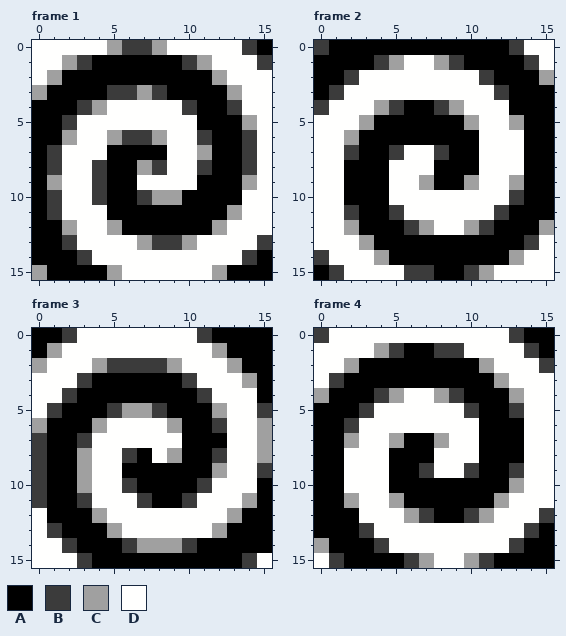
Pixel-art file, stored at art/background_tiles/spiral.aseprite. The picture above is the old version.
16x16 pixels, 4 frames. Shown: frame 1, frame 2, frame 3, frame 4.
Palette (. is transparent): A #000000  B #3b3b3b  C #a0a0a0  D #fffffe
Pixels before, frame 1, first column x 0:
 0 DDDDDCBBCDDDDDBA
 1 DDCBAAAAAABCDDDB
 2 DCAAAAAAAAAACDDD
 3 CAAAABBCBAAAACDD
 4 AAABCDDDDDBAABDD
 5 AABDDDDDDDDAAACD
 6 AACDDCBBCDDBAABD
 7 ABDDDAAAADDCAABD
 8 ABDDBAACBDDBAABD
 9 ACDDBAADDDDAAACD
10 ABDDBAABCCAAAADD
11 ABDDDAAAAAAAACDD
12 AACDDCAAAAAACDDD
13 AABDDDDCBBCDDDDB
14 AAABDDDDDDDDDDBA
15 CAAAACDDDDDDCAAA
Pixels before, frame 2, first column x 0:
 0 BAAAAAAAAAAAABDD
 1 AAAABCDDCBAAAABD
 2 AABDDDDDDDDBAAAC
 3 ABDDDDDDDDDDBAAA
 4 BDDDCBAABCDDDAAA
 5 DDDCAAAAAACDDCAA
 6 DDCAAAAAAAADDDAA
 7 DDBAABDDBAADDDAA
 8 DDAAADDDAAADDDAA
 9 DDAAADDCAACDDCAA
10 DDAAADDDDDDDDBAA
11 DDBAABDDDDDDBAAA
12 DDCAAABCDDCBAAAC
13 DDDCAAAAAAAAAABD
14 BDDDCAAAAAAAACDD
15 ABDDDDBBAABCDDDD
Pixels before, frame 3, first column x 0:
 0 AABDDDDDDDDBAAAA
 1 ACDDDDDDDDDDCAAA
 2 CDDDCBBBBCDDDCAA
 3 DDDBAAAAAABDDDCA
 4 DDBAAAAAAAABDDDA
 5 DBAAABCCBAAACDDB
 6 CAAACDDDDCAABDDC
 7 BAABDDDDDDAAADDC
 8 BAACDDBADCAABDDC
 9 BAACDDAAAAAACDDB
10 BAACDDBAAAABDDDA
11 BAABDDDBAABDDDCA
12 DAAACDDDDDDDDCAA
13 DBAAACDDDDDDCAAA
14 DDBAAABCCCBAAAAA
15 DDDBAAAAAAAAAABD
Pixels before, frame 4, first column x 0:
 0 BDDDDDDDDDDDDBAA
 1 DDDDCBAABBDDDDBA
 2 DDCAAAAAAAACDDDB
 3 DBAAAAAAAAAACDDD
 4 CAAABCDDCBAAACDD
 5 AAABDDDDDDBAABDD
 6 AABDDDDDDDDAAADD
 7 AACDDCAACDDAAADD
 8 AADDDAAADDDAAADD
 9 AADDDAABDDBAABDD
10 AADDDAAAAAAAACDD
11 AACDDCAAAAAACDDD
12 AAADDDCBAABCDDDB
13 AAABDDDDDDDDDDBA
14 CAAABDDDDDDDDBAA
15 DBAAAABCDDCBAAAA
Now the later version:
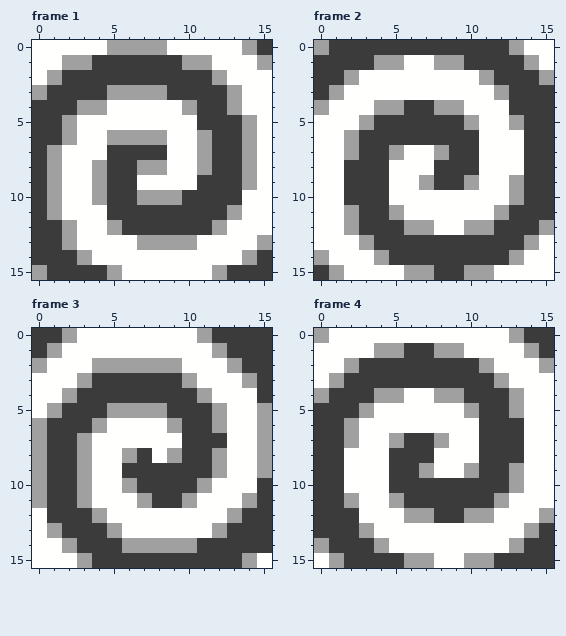
Change:
Changed rows in their new state; - is an unchanged pixel.
Frame 1:
first column x 0:
 0 ------CC------CB
 1 ---CBBBBBBC----C
 2 --BBBBBBBBBB----
 3 -BBBBCC-CBBBB---
 4 BBBC------CBBC--
 5 BBC--------BBB--
 6 BB----CC---CBBC-
 7 BC---BBBB---BBC-
 8 BC--CBB-C--CBBC-
 9 B---CBB----BBB--
10 BC--CBBC--BBBB--
11 BC---BBBBBBBB---
12 BB----BBBBBB----
13 BBC-----CC-----C
14 BBBC----------CB
15 -BBBB--------BBB
Frame 2:
first column x 0:
 0 CBBBBBBBBBBBBC--
 1 BBBBC----CBBBBC-
 2 BBC--------CBBB-
 3 BC----------CBBB
 4 C----CBBC----BBB
 5 ----BBBBBB----BB
 6 ---BBBBBBBB---BB
 7 --CBBC--CBB---BB
 8 --BBB---BBB---BB
 9 --BBB---BB----BB
10 --BBB--------CBB
11 --CBBC------CBBB
12 ---BBBC----CBBB-
13 ----BBBBBBBBBBC-
14 C----BBBBBBBB---
15 BC----CCBBC-----
Frame 3:
first column x 0:
 0 BBC--------CBBBB
 1 B------------BBB
 2 -----CCCC-----BB
 3 ---CBBBBBBC----B
 4 --CBBBBBBBBC---B
 5 -CBBBC--CBBB---C
 6 -BBB------BBC---
 7 CBBC------BBB---
 8 CBB---CB--BBC---
 9 CBB---BBBBBB---C
10 CBB---CBBBBC---B
11 CBBC---CBBC----B
12 -BBB----------BB
13 -CBBB--------BBB
14 --CBBBC---CBBBBB
15 ---CBBBBBBBBBBC-
Frame 4:
first column x 0:
 0 C------------CBB
 1 -----CBBCC----CB
 2 ---BBBBBBBB----C
 3 -CBBBBBBBBBB----
 4 -BBBC----CBBB---
 5 BBBC------CBBC--
 6 BBC--------BBB--
 7 BB----BB---BBB--
 8 BB---BBB---BBB--
 9 BB---BBC--CBBC--
10 BB---BBBBBBBB---
11 BB----BBBBBB----
12 BBB----CBBC----C
13 BBBC----------CB
14 -BBBC--------CBB
15 -CBBBBC----CBBBB
Boxes around the changes in both pictures, in picture pixels (x1, y1, x2, y2):
changed: (32, 40, 272, 280)
changed: (314, 40, 554, 280)
changed: (32, 328, 272, 568)
changed: (314, 328, 554, 568)
